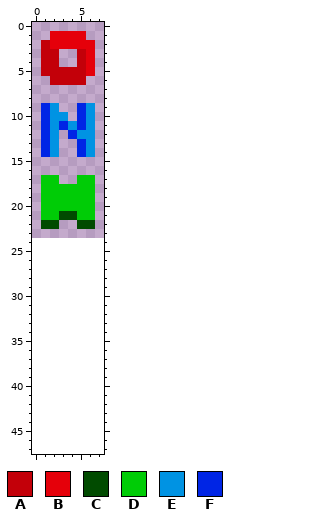
A pixel-art sprite gets an edit: games/salvage/res/particles.png. That is the earlier state.
The file is 8x24 pixels. The old version is drawn lined up with the new one, on the new canvas.
Palette (. is transparent): A #c30009  B #e5000a  C #014b00  D #00cc06  E #0093e3  F #0025e5
The same view after the edit:
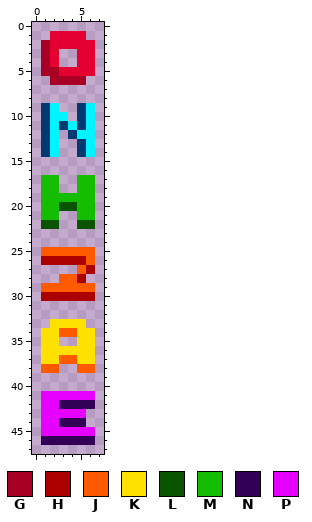
Colours new in this view: G #a70024  H #ab0000  J #ff5a00  K #ffe100  L #095400  M #14bd00  N #320054  P #e500ff
Difference:
canvas 8x24 -> 8x48
@@ palette @@
-B #e5000a
+B #e50032
-E #0093e3
+E #00f4ff
-F #0025e5
+F #003a70
@@ x 0..7 @@
  1 ..BBBB..
- 2 .ABBBBB.
- 3 .AA..AB.
- 4 .AA..AB.
- 5 .AAAAAB.
- 6 ..AAAA..
+ 2 .GBBBBB.
+ 3 .GB..BB.
+ 4 .GB..BB.
+ 5 .GGBBBB.
+ 6 ..GGGG..
  7 ........
@@ x 0..7 @@
 16 ........
-17 .DD..DD.
-18 .DDDDDD.
-19 .DDDDDD.
-20 .DDDDDD.
-21 .DDCCDD.
-22 .CC..CC.
+17 .MM..MM.
+18 .MM..MM.
+19 .MMMMMM.
+20 .MMLLMM.
+21 .MM..MM.
+22 .LL..LL.
 23 ........
 24 ........
-25 ........
-26 ........
-27 ........
-28 ........
-29 ........
-30 ........
+25 .JJJJJJ.
+26 .HHHHHJ.
+27 .....JH.
+28 ...JJH..
+29 .JJJJJJ.
+30 .HHHHHH.
 31 ........
 32 ........
-33 ........
-34 ........
-35 ........
-36 ........
-37 ........
-38 ........
+33 ..KKKK..
+34 .KKJJKK.
+35 .KK..KK.
+36 .KKKKKK.
+37 .KKJJKK.
+38 .JJ..JJ.
 39 ........
 40 ........
-41 ........
-42 ........
-43 ........
-44 ........
-45 ........
-46 ........
+41 .PPPPPP.
+42 .PPNNNN.
+43 .PPPPP..
+44 .PPNNN..
+45 .PPPPPP.
+46 .NNNNNN.
 47 ........
Boxes around the changes in both pictures, in picture pixels (x1, y1, x2, y2):
changed: (41, 31, 95, 445)
